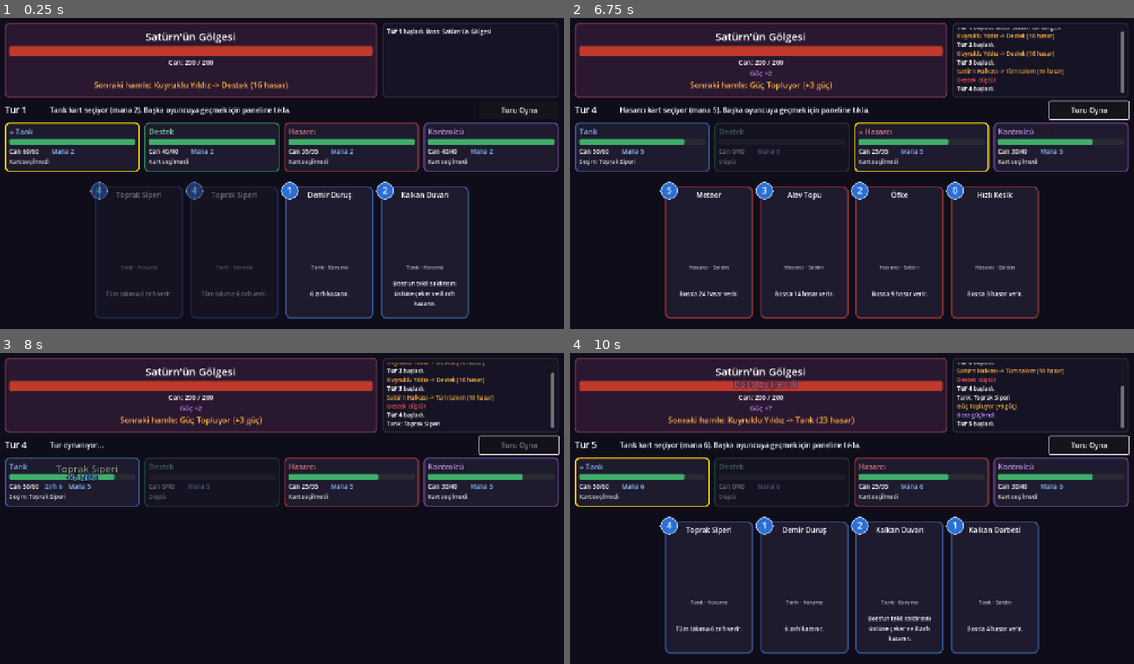
Above: before the commit, frames 1-4 (two rows, left to right).
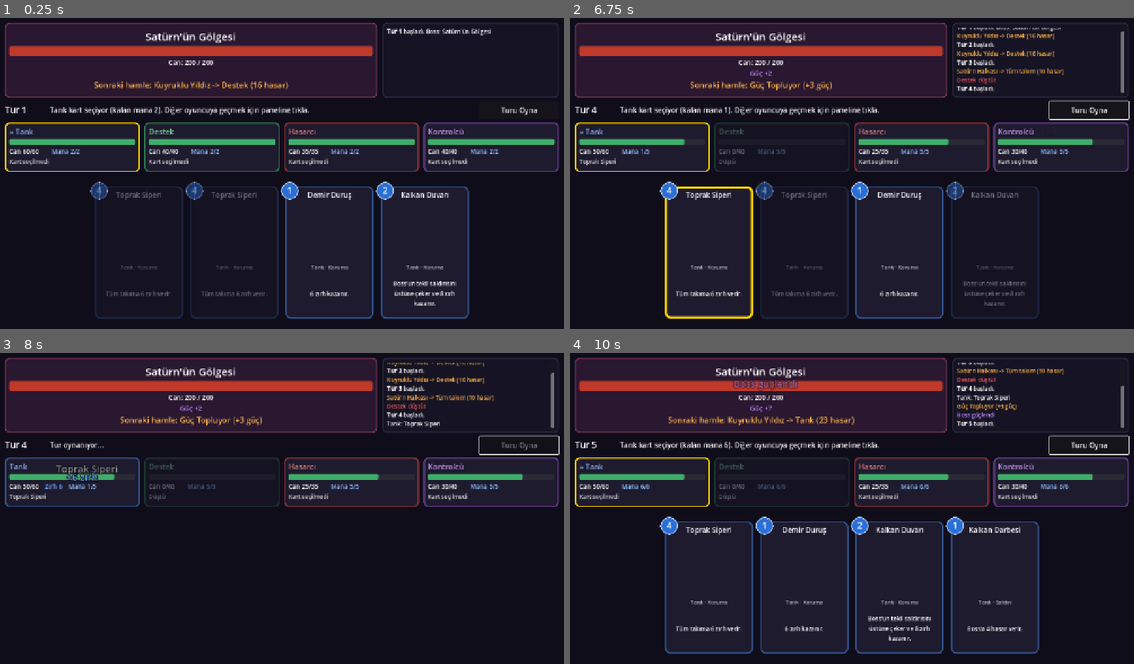
Above: after the commit, the same moments.

Repository: bogacavdar/coop-kart-oyunu
Game: Godot game, scene res://savas.tscn
The game is run twice, just before and just after one commit, with the same random seed, the same clock (stepped at 60 frames per second) and the same inputs.
Inputs (mouse positions are in pixels of both pictures, inside the frame that each line leads up to):
- Up to frame 1 (0.25 s): no input
- Up to frame 2 (6.75 s): click "Turu Oyna" at 0.5 s; move the mouse to (643, 145) at 1.27 s; click (643, 145) at 1.42 s; click "Turu Oyna" at 2 s; move the mouse to (784, 145) at 2.77 s; click (784, 145) at 2.92 s; click "Turu Oyna" at 3.5 s; move the mouse to (919, 145) at 4.27 s; click (919, 145) at 4.42 s; move the mouse to (1060, 145) at 5.02 s; click (1060, 145) at 5.17 s; move the mouse to (1021, 223) at 5.77 s; click (1021, 223) at 5.92 s; move the mouse to (711, 251) at 6.52 s; click (711, 251) at 6.67 s
- Up to frame 3 (8 s): tap Enter at 7.25 s; click (141, 586) at 7.42 s
- Up to frame 4 (10 s): move the mouse to (767, 430) at 8.02 s; click (767, 430) at 8.17 s; move the mouse to (976, 496) at 8.77 s; click (976, 496) at 8.92 s; move the mouse to (739, 527) at 9.52 s; click (739, 527) at 9.67 s

The runs differ from the first frame. In frame 1, 0.5% of the frame differs, in the area x 13-89%, y 28-44%; in frame 2, 4.9%, in the area x 0-89%, y 28-97%; in frame 3, 0.1%; in frame 4, 0.5%.

Commit message:
Mana yettiği kadar birden fazla kart oynanabiliyor, mana harcanıyor
Co-Authored-By: Claude Opus 5.5 <noreply@anthropic.com>
Claude-Session: https://claude.ai/code/session_01BTyhiEWYueC4ryox9s8zfK

Diff:
--- a/kartlar/turn_resolver.gd
+++ b/kartlar/turn_resolver.gd
@@ -2,10 +2,10 @@
 extends RefCounted
 ## Turda oynanan kartları tip sırasına göre dizer:
 ## Koruma -> Kontrol -> Saldırı -> İyileştirme (sonra boss hamlesi).
-## Aynı tipteki kartlar oyuncu sırasına göre işlenir.
+## Aynı tipteki kartlar oyuncu sırasına, aynı oyuncununkiler seçiliş sırasına göre işlenir.
 ##
 ## Her hamle şu şekilde bir sözlüktür:
-##   { "oyuncu": 0, "kart": CardData, "hedef_oyuncu": -1 }
+##   { "oyuncu": 0, "kart": CardData, "hedef_oyuncu": -1, "sira": 0 }
 ## hedef_oyuncu: müttefike oynanan kartlarda hedef oyuncunun numarası, değilse -1.
 
 
@@ -16,6 +16,8 @@
 		var tip_b: int = b["kart"].tip
 		if tip_a != tip_b:
 			return tip_a < tip_b
-		return a["oyuncu"] < b["oyuncu"]
+		if a["oyuncu"] != b["oyuncu"]:
+			return a["oyuncu"] < b["oyuncu"]
+		return a.get("sira", 0) < b.get("sira", 0)
 	)
 	return sirali
--- a/savas/oyuncu.gd
+++ b/savas/oyuncu.gd
@@ -12,9 +12,9 @@
 var deste: Array[CardData] = []
 var el: Array[CardData] = []
 var atilan: Array[CardData] = []
-## Bu tur seçilen kart ve (müttefike oynanıyorsa) hedef oyuncu
-var secilen: CardData = null
-var secilen_hedef := -1
+## Bu tur seçilen kartlar: [{"kart": CardData, "hedef": int}]
+## hedef: müttefike oynanan kartta hedef oyuncu, değilse -1
+var secimler: Array[Dictionary] = []
 
 
 func _init(p_no: int, p_sinif: int, p_can: int) -> void:
@@ -27,6 +27,33 @@
 
 func hayatta() -> bool:
 	return can > 0
+
+
+func harcanan_mana() -> int:
+	var toplam := 0
+	for s in secimler:
+		toplam += (s["kart"] as CardData).mana
+	return toplam
+
+
+func kalan_mana() -> int:
+	return mana - harcanan_mana()
+
+
+func secili_mi(kart: CardData) -> bool:
+	for s in secimler:
+		if s["kart"] == kart:
+			return true
+	return false
+
+
+## Kalan manayla oynanabilecek, henüz seçilmemiş kart var mı?
+func oynayabilir_mi() -> bool:
+	var kalan := kalan_mana()
+	for kart in el:
+		if not secili_mi(kart) and kart.mana <= kalan:
+			return true
+	return false
 
 
 func kart_cek(adet: int) -> void:
--- a/savas/oyuncu_paneli.gd
+++ b/savas/oyuncu_paneli.gd
@@ -76,7 +76,7 @@
 func guncelle(o: Oyuncu, aktif: bool, hedef_modu: bool, secim_metni: String) -> void:
 	_ad.text = ("» " if aktif else "") + o.ad
 	degerleri_goster(o.can, o.max_can, o.zirh)
-	_mana.text = "Mana %d" % o.mana
+	_mana.text = "Mana %d/%d" % [o.kalan_mana(), o.mana]
 	if o.hayatta():
 		modulate = Color.WHITE
 		_secim.text = secim_metni
--- a/savas/savas_ekrani.gd
+++ b/savas/savas_ekrani.gd
@@ -1,7 +1,7 @@
 extends Control
 ## Savaş ekranı. Şimdilik 4 oyuncuyu tek bilgisayardan sırayla yönetiyorsun:
-## aktif oyuncunun elinden kart seç, müttefik kartlarında hedef oyuncunun paneline tıkla.
-## Herkes seçince "Turu Oyna".
+## aktif oyuncunun elinden manası yettiği kadar kart seç,
+## müttefik kartlarında hedef oyuncunun paneline tıkla. Herkes seçince "Turu Oyna".
 
 const KART_KLASORU := "res://kartlar/veriler"
 
@@ -168,12 +168,15 @@
 
 
 func _secim_metni(o: Oyuncu) -> String:
-	if o.secilen == null:
+	if o.secimler.is_empty():
 		return "Kart seçilmedi"
-	var metin := "Seçim: " + o.secilen.kart_adi
-	if o.secilen_hedef >= 0:
-		metin += " -> " + motor.oyuncular[o.secilen_hedef].ad
-	return metin
+	var parcalar: PackedStringArray = []
+	for s in o.secimler:
+		var metin: String = (s["kart"] as CardData).kart_adi
+		if s["hedef"] >= 0:
+			metin += " -> " + motor.oyuncular[s["hedef"]].ad
+		parcalar.append(metin)
+	return ", ".join(parcalar)
 
 
 func _el_guncelle() -> void:
@@ -189,8 +192,9 @@
 		var v := CardView.new()
 		v.setup(kart)
 		v.size_flags_vertical = Control.SIZE_SHRINK_CENTER
-		v.set_secili(kart == o.secilen or kart == hedef_bekleyen)
-		if kart.mana > o.mana:
+		var secili := o.secili_mi(kart)
+		v.set_secili(secili or kart == hedef_bekleyen)
+		if not secili and kart.mana > o.kalan_mana():
 			v.modulate = Color(1, 1, 1, 0.4)
 		v.card_clicked.connect(_on_kart_tiklandi)
 		_el.add_child(v)
@@ -207,7 +211,7 @@
 		_bilgi.text = "Herkes hazır. Turu Oyna'ya bas."
 	else:
 		var o := motor.oyuncular[aktif]
-		_bilgi.text = "%s kart seçiyor (mana %d). Başka oyuncuya geçmek için paneline tıkla." % [o.ad, o.mana]
+		_bilgi.text = "%s kart seçiyor (kalan mana %d). Diğer oyuncuya geçmek için paneline tıkla." % [o.ad, o.kalan_mana()]
 
 
 # --- Girdiler --------------------------------------------------------------
@@ -217,20 +221,24 @@
 		return
 	var o := motor.oyuncular[aktif]
 	var kart := v.data
-	if kart == o.secilen or kart == hedef_bekleyen:
-		motor.secimi_kaldir(aktif)
+	# Seçili karta veya hedef bekleyen karta tekrar tıklamak seçimi geri alır
+	if kart == hedef_bekleyen:
 		hedef_bekleyen = null
 		_hepsini_guncelle()
 		return
-	if kart.mana > o.mana:
-		_bilgi.text = "Yeterli mana yok (%d gerekli, %d var)." % [kart.mana, o.mana]
+	if o.secili_mi(kart):
+		motor.secimi_kaldir(aktif, kart)
+		_hepsini_guncelle()
+		return
+	if kart.mana > o.kalan_mana():
+		_bilgi.text = "Yeterli mana yok (%d gerekli, %d kaldı)." % [kart.mana, o.kalan_mana()]
 		return
 	if kart.hedef == CardData.Hedef.MUTTEFIK:
 		hedef_bekleyen = kart
 		_hepsini_guncelle()
 		return
 	hedef_bekleyen = null
-	if motor.kart_sec(aktif, kart):
+	if motor.kart_sec(aktif, kart) and not o.oynayabilir_mi():
 		_sonraki_oyuncu()
 	_hepsini_guncelle()
 
@@ -241,7 +249,8 @@
 	if hedef_bekleyen != null:
 		if motor.kart_sec(aktif, hedef_bekleyen, no):
 			hedef_bekleyen = null
-			_sonraki_oyuncu()
+			if not motor.oyuncular[aktif].oynayabilir_mi():
+				_sonraki_oyuncu()
 		_hepsini_guncelle()
 		return
 	if motor.oyuncular[no].hayatta():
@@ -254,7 +263,7 @@
 	for adim in range(1, adet + 1):
 		var i := (aktif + adim) % adet
 		var o := motor.oyuncular[i]
-		if o.hayatta() and o.secilen == null:
+		if o.hayatta() and o.oynayabilir_mi():
 			aktif = i
 			return
 
--- a/savas/savas_motoru.gd
+++ b/savas/savas_motoru.gd
@@ -51,7 +51,9 @@
 	if bitti:
 		return false
 	var o := oyuncular[oyuncu_no]
-	if not o.hayatta() or not o.el.has(kart) or kart.mana > o.mana:
+	if not o.hayatta() or not o.el.has(kart) or o.secili_mi(kart):
+		return false
+	if kart.mana > o.kalan_mana():
 		return false
 	if kart.hedef == CardData.Hedef.MUTTEFIK:
 		if hedef_oyuncu < 0 or hedef_oyuncu >= oyuncular.size():
@@ -60,19 +62,22 @@
 			return false
 	else:
 		hedef_oyuncu = -1
-	o.secilen = kart
-	o.secilen_hedef = hedef_oyuncu
+	o.secimler.append({"kart": kart, "hedef": hedef_oyuncu})
 	return true
 
 
-func secimi_kaldir(oyuncu_no: int) -> void:
-	oyuncular[oyuncu_no].secilen = null
-	oyuncular[oyuncu_no].secilen_hedef = -1
-
-
+func secimi_kaldir(oyuncu_no: int, kart: CardData) -> void:
+	var o := oyuncular[oyuncu_no]
+	for i in o.secimler.size():
+		if o.secimler[i]["kart"] == kart:
+			o.secimler.remove_at(i)
+			return
+
+
+## Herkes ya manasını bitirdi ya da oynayacak kartı kalmadı mı?
 func hepsi_hazir() -> bool:
 	for o in oyuncular:
-		if o.hayatta() and o.secilen == null:
+		if o.hayatta() and o.oynayabilir_mi():
 			return false
 	return true
 
@@ -94,8 +99,11 @@
 
 	var hamleler: Array[Dictionary] = []
 	for o in oyuncular:
-		if o.hayatta() and o.secilen != null:
-			hamleler.append({"oyuncu": o.no, "kart": o.secilen, "hedef_oyuncu": o.secilen_hedef})
+		if not o.hayatta():
+			continue
+		for i in o.secimler.size():
+			var s := o.secimler[i]
+			hamleler.append({"oyuncu": o.no, "kart": s["kart"], "hedef_oyuncu": s["hedef"], "sira": i})
 
 	for h in TurnResolver.sirala(hamleler):
 		_kart_uygula(h, olaylar)
@@ -104,11 +112,10 @@
 
 	# Oynanan kartlar atılanlara gider
 	for o in oyuncular:
-		if o.secilen != null:
-			o.el.erase(o.secilen)
-			o.atilan.append(o.secilen)
-			o.secilen = null
-			o.secilen_hedef = -1
+		for s in o.secimler:
+			o.el.erase(s["kart"])
+			o.atilan.append(s["kart"])
+		o.secimler.clear()
 
 	if boss.can <= 0:
 		bitti = true
--- a/testler/savas_testi.gd
+++ b/testler/savas_testi.gd
@@ -23,15 +23,19 @@
 			for o in motor.oyuncular:
 				if not o.hayatta():
 					continue
-				var uygun: Array = o.el.filter(func(k): return k.mana <= o.mana)
-				if uygun.is_empty():
-					continue
-				var kart: CardData = uygun.pick_random()
-				var hedef := -1
-				if kart.hedef == CardData.Hedef.MUTTEFIK:
-					hedef = motor.canli_oyuncular().pick_random().no
-				if not motor.kart_sec(o.no, kart, hedef):
-					push_error("TEST HATASI: geçerli kart reddedildi: " + kart.kart_adi)
+				# Mana bitene kadar rastgele kart seç
+				while o.oynayabilir_mi():
+					var kalan := o.kalan_mana()
+					var uygun: Array = o.el.filter(func(k): return not o.secili_mi(k) and k.mana <= kalan)
+					var kart: CardData = uygun.pick_random()
+					var hedef := -1
+					if kart.hedef == CardData.Hedef.MUTTEFIK:
+						hedef = motor.canli_oyuncular().pick_random().no
+					if not motor.kart_sec(o.no, kart, hedef):
+						push_error("TEST HATASI: geçerli kart reddedildi: " + kart.kart_adi)
+						break
+				if o.harcanan_mana() > o.mana:
+					push_error("TEST HATASI: mana aşıldı")
 			motor.turu_coz()
 		if not motor.bitti:
 			push_error("TEST HATASI: savaş 80 turda bitmedi")
